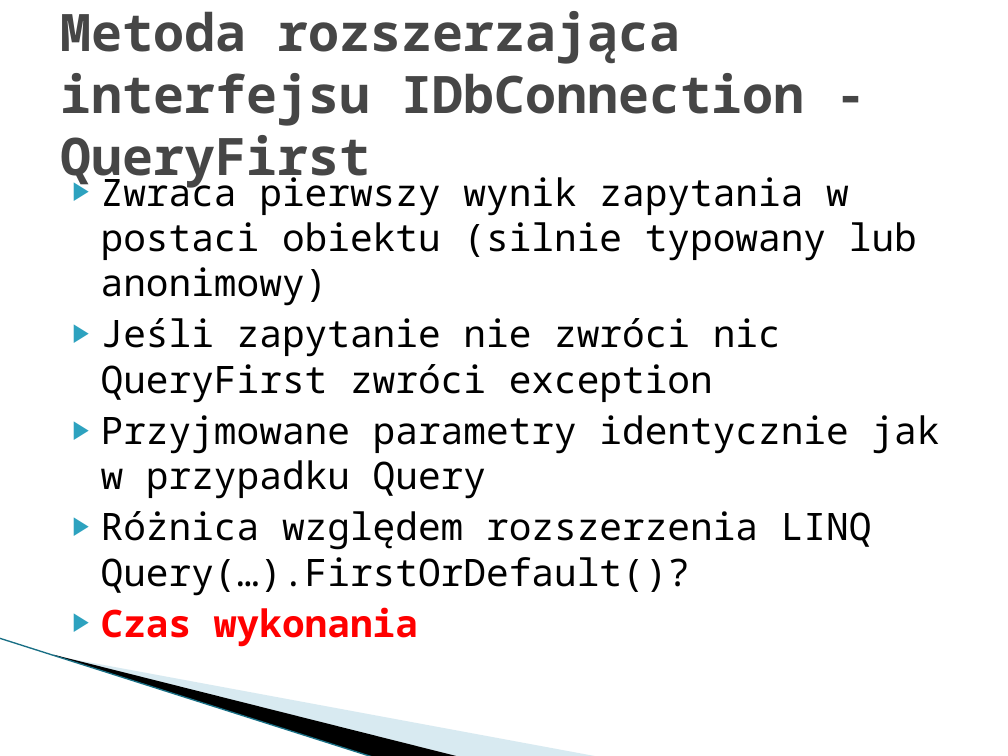
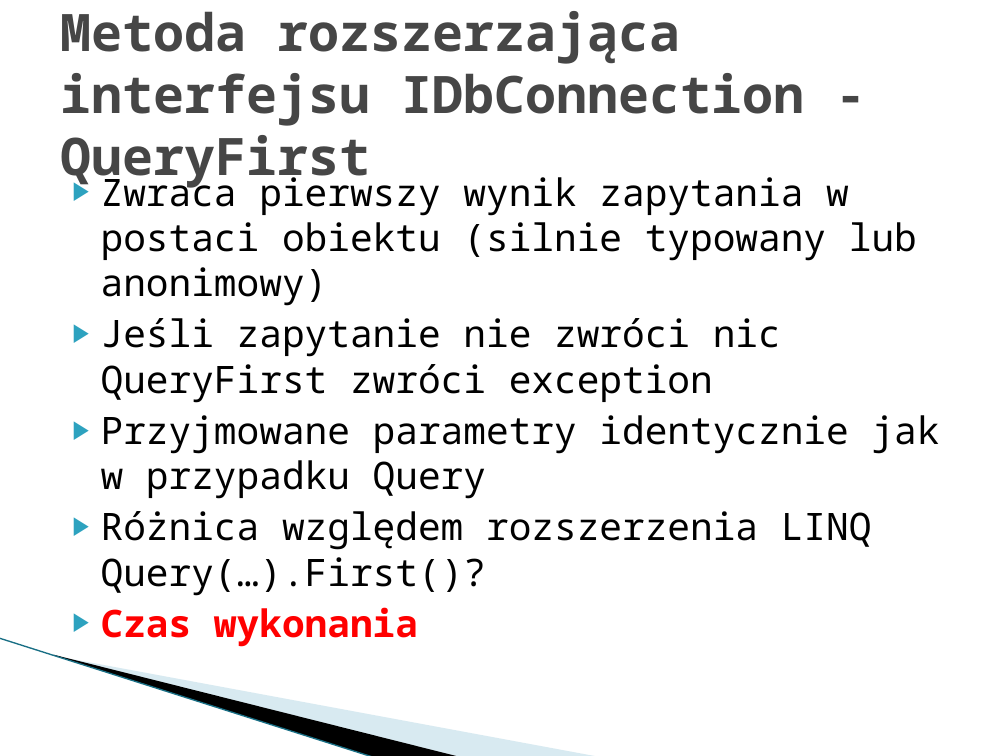
Before and after one commit to mietghar/Dapper_Workshop, a slide deck: slide 17 of Files/Szkolenie warsztatowe Dapper.pptx. Drawn at 1008x756 pixels with LibreOffice and Linux fonts; fonts in the diff are those of the drawing; background and template pictures are left out. Boxes give left, top, right and bottom in pixels: in the first picture for what was removed or moved away, otherwise in the second. Text is boxed around its words. In the diff, an @@ line names an element or a change of style, - is before the commit and + after.

```diff
--- a/Files/Szkolenie warsztatowe Dapper.pptx
+++ b/Files/Szkolenie warsztatowe Dapper.pptx
@@ text at [101,511,872,596]: text changed @@
-▶ Różnica względem rozszerzenia LINQ Query(…).FirstOrDefault()?
+▶ Różnica względem rozszerzenia LINQ Query(…).First()?
```
Also in this commit, not shown: 3 slides added, 15 other files.
